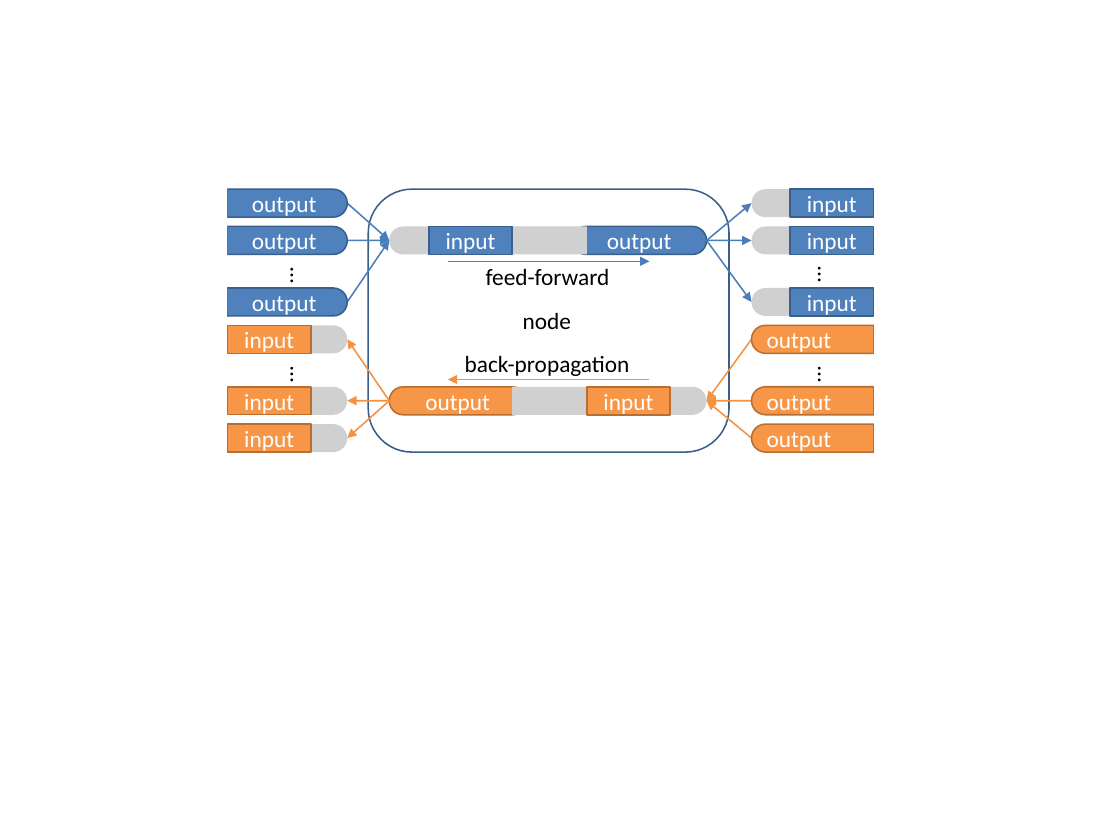
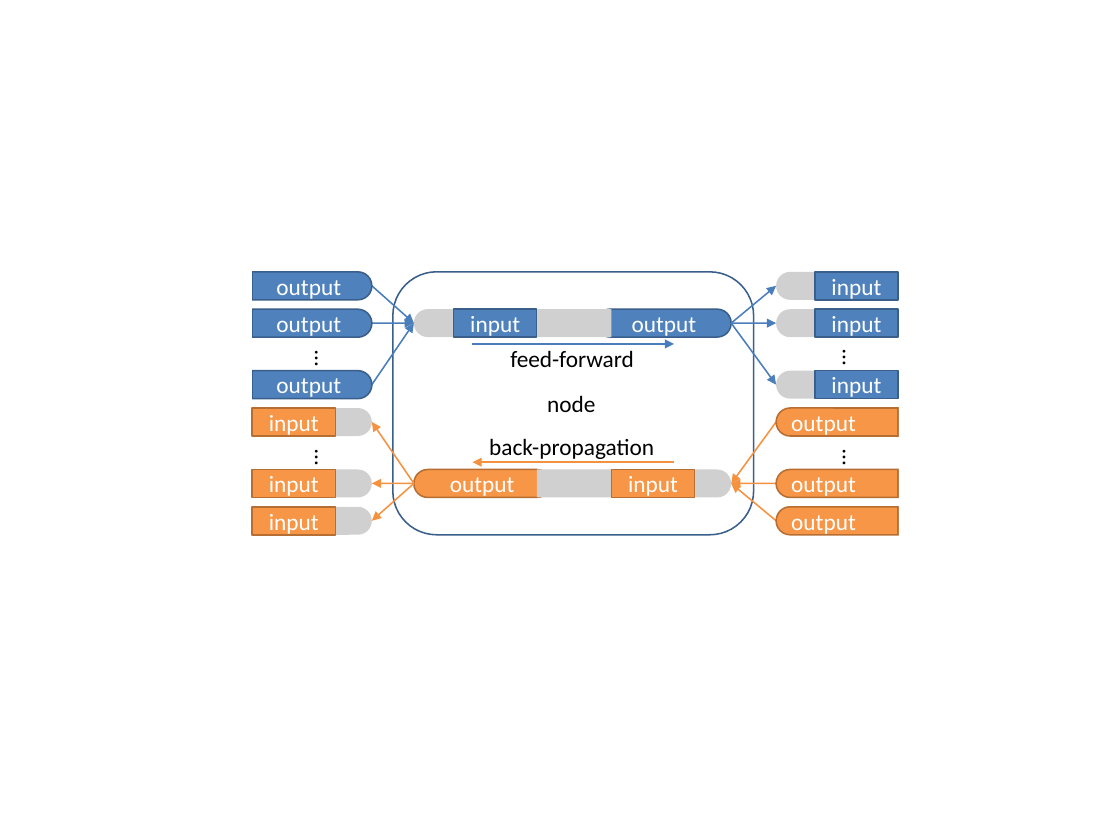
Before and after one commit to wenduow/BeefNet, a slide deck: slide 7 of trunk/pic/pic.pptx (slide 8 before the commit). Drawn at 1120x840 pixels with LibreOffice and Linux fonts; fonts in the diff are those of the drawing; grey boxes stand for pictures. Boxes give left, top, right and bottom in pixels: in the first picture for what was removed or moved away, otherwise in the second. Text is boxed around its words. In the diff, an @@ line names an element or a change of style, - is before the commit and + after.

```diff
--- a/trunk/pic/pic.pptx
+++ b/trunk/pic/pic.pptx
@@ 10 arrows, 9 pictures, 9 rectangles, 8 rounded rectangles, 6 texts, 5 lines: place and size @@
-10 arrows, 9 pictures, 9 rectangles, 8 rounded rectangles, 6 texts, 5 lines at bbox=[204, 178, 898, 463]
+10 arrows, 9 pictures, 9 rectangles, 8 rounded rectangles, 6 texts, 5 lines at bbox=[228, 261, 923, 545]
@@ 4 arrows, 1 picture, 1 rounded rectangle, 1 text, 1 rectangle, 1 line: place and size @@
-4 arrows, 1 picture, 1 rounded rectangle, 1 text, 1 rectangle, 1 line at bbox=[227, 241, 896, 452]
+4 arrows, 1 picture, 1 rounded rectangle, 1 text, 1 rectangle, 1 line at bbox=[252, 323, 921, 534]
```
Also in this commit, not shown: 4 other slides changed, 1 slide removed, 6 other files.
